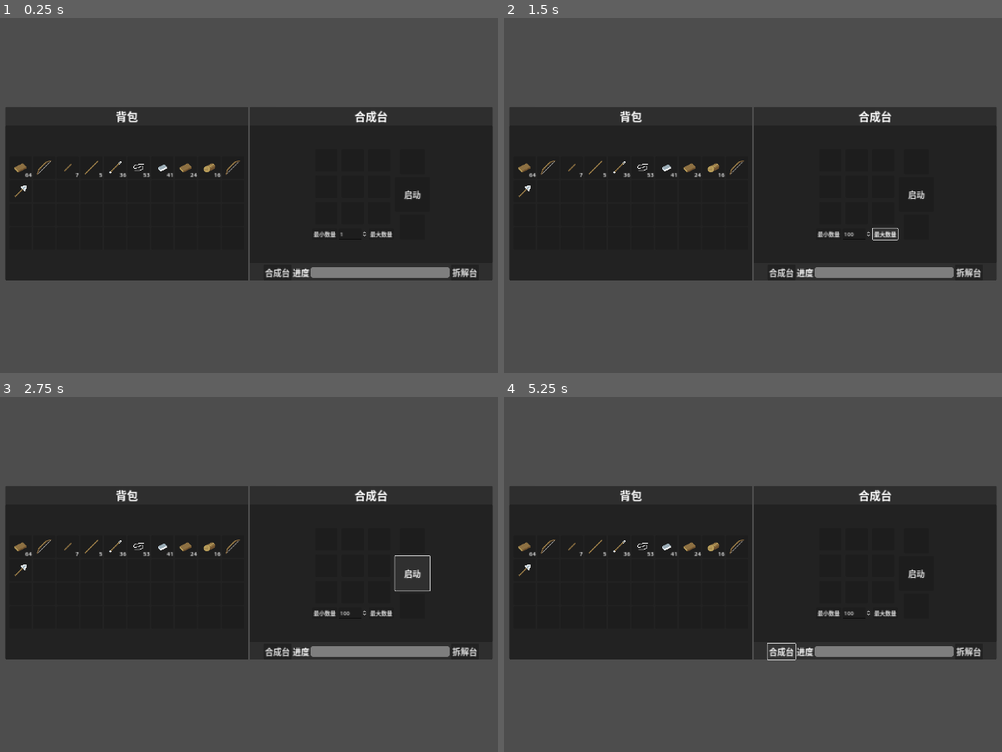
Above: before the commit, frames 1-4 (two rows, left to right).
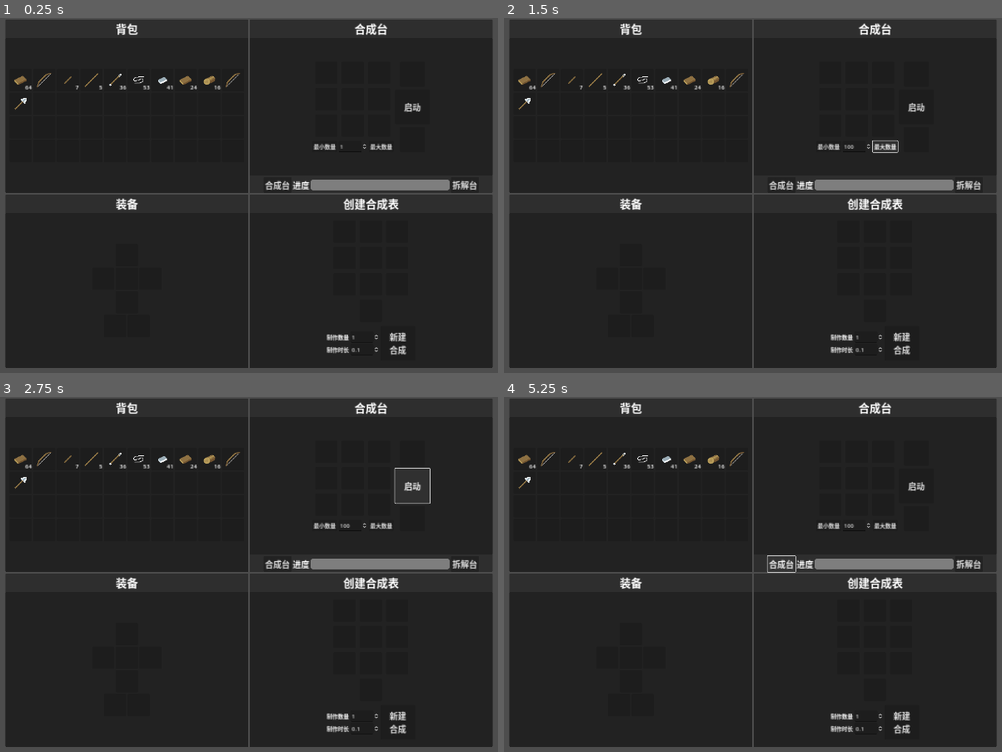
Above: after the commit, the same moments.

Repository: DeerLuuu/Backpack-and-synthesis-system
Game: Godot game, scene res://scene/world/world.tscn
Same seed, same stepped clock (60 frames per second), same inputs: the game is played once before the commit and once after it.
Inputs (mouse positions are in pixels of both pictures, inside the frame that each line leads up to):
- Up to frame 1 (0.25 s): no input
- Up to frame 2 (1.5 s): click "最小数量" at 0.5 s; click "最大数量" at 1.25 s
- Up to frame 3 (2.75 s): click "启动" at 2 s
- Up to frame 4 (5.25 s): click "合成台" at 2.75 s; click "拆解台" at 3.5 s; click (902, 723) at 4.25 s, where only the run after the commit has a clickable "新建 合成"; click "合成台" at 5 s

The runs differ from the first frame. In frame 1, 52% of the frame differs, in the area x 1-99%, y 0-99%; in frame 2, 52%; in frame 3, 52%; in frame 4, 52%.
Error after the commit: Invalid access to property or key 'item_name' on a base object of type 'Nil'. (res://scene/ui/create_craft_interface.gd:94)

Commit message:
将原本的仓库界面修改为装备界面

Diff:
--- /dev/null
+++ b/scene/ui/equip_interface.gd
@@ -0,0 +1,65 @@
+#--------------------------------------
+# 这个类
+# 类中自定义了
+# 定义了
+#--------------------------------------
+class_name EquipInterface extends VBoxContainer
+
+# TODO 装备UI ===============>信 号<===============
+#region 信号
+
+#endregion
+
+# TODO 装备UI ===============>常 量<===============
+#region 常量
+
+#endregion
+
+# TODO 装备UI ===============>变 量<===============
+#region 变量
+@onready var head_slot_panel_container: SlotPanelContainer = %HeadSlotPanelContainer
+@onready var l_hand_slot_panel_container: SlotPanelContainer = %LHandSlotPanelContainer
+@onready var u_body_slot_panel_container: SlotPanelContainer = %UBodySlotPanelContainer
+@onready var r_hand_slot_panel_container: SlotPanelContainer = %RHandSlotPanelContainer
+@onready var d_body_slot_panel_container: SlotPanelContainer = %DBodySlotPanelContainer
+@onready var l_leg_slot_panel_container: SlotPanelContainer = %LLegSlotPanelContainer
+@onready var r_leg_slot_panel_container: SlotPanelContainer = %RLegSlotPanelContainer
+
+#endregion
+
+# TODO 装备UI ===============>虚方法<===============
+#region 常用的虚方法
+func _init() -> void:
+	pass
+
+func _ready() -> void:
+	head_slot_panel_container.slot_clicked.connect(Global._on_slot_clicked)
+	l_hand_slot_panel_container.slot_clicked.connect(Global._on_slot_clicked)
+	u_body_slot_panel_container.slot_clicked.connect(Global._on_slot_clicked)
+	r_hand_slot_panel_container.slot_clicked.connect(Global._on_slot_clicked)
+	d_body_slot_panel_container.slot_clicked.connect(Global._on_slot_clicked)
+	l_leg_slot_panel_container.slot_clicked.connect(Global._on_slot_clicked)
+	r_leg_slot_panel_container.slot_clicked.connect(Global._on_slot_clicked)
+
+func _process(_delta: float) -> void:
+	pass
+
+func _physics_process(_delta: float) -> void:
+	pass
+
+func _input(_event: InputEvent) -> void:
+	pass
+
+func _unhandled_input(_event: InputEvent) -> void:
+	pass
+#endregion
+
+# TODO 装备UI ===============>信号链接方法<===============
+#region 信号链接方法
+
+#endregion
+
+# TODO 装备UI ===============>工具方法<===============
+#region 工具方法
+
+#endregion
--- a/scene/ui/ui_grid_container.tscn
+++ b/scene/ui/ui_grid_container.tscn
@@ -7,6 +7,7 @@
 [ext_resource type="Script" path="res://scene/ui/dismantle_interface.gd" id="5_8bkr7"]
 [ext_resource type="Script" path="res://scene/ui/create_craft_interface.gd" id="6_wjf5q"]
 [ext_resource type="Script" path="res://script/base_slot.gd" id="7_huljt"]
+[ext_resource type="Script" path="res://scene/ui/equip_interface.gd" id="7_ygn62"]
 
 [sub_resource type="LabelSettings" id="LabelSettings_kf1tx"]
 font_size = 32
@@ -300,7 +301,6 @@
 text = "拆解台"
 
 [node name="OtherBackpackPanel" type="PanelContainer" parent="."]
-visible = false
 custom_minimum_size = Vector2(700, 500)
 layout_mode = 2
 size_flags_horizontal = 6
@@ -315,7 +315,7 @@
 [node name="CreateCraftTitle" type="Label" parent="OtherBackpackPanel/MarginContainer/VBoxContainer"]
 layout_mode = 2
 size_flags_vertical = 0
-text = "仓库"
+text = "装备"
 label_settings = SubResource("LabelSettings_kf1tx")
 horizontal_alignment = 1
 vertical_alignment = 1
@@ -324,16 +324,61 @@
 layout_mode = 2
 size_flags_vertical = 3
 
-[node name="InventoryInterface" type="GridContainer" parent="OtherBackpackPanel/MarginContainer/VBoxContainer/InventoryBG"]
-layout_mode = 2
-size_flags_horizontal = 4
-size_flags_vertical = 4
-theme_override_constants/h_separation = 4
-theme_override_constants/v_separation = 4
-columns = 10
+[node name="EquipInterface" type="VBoxContainer" parent="OtherBackpackPanel/MarginContainer/VBoxContainer/InventoryBG"]
+layout_mode = 2
+size_flags_horizontal = 4
+size_flags_vertical = 4
+script = ExtResource("7_ygn62")
+
+[node name="HBoxContainer" type="HBoxContainer" parent="OtherBackpackPanel/MarginContainer/VBoxContainer/InventoryBG/EquipInterface"]
+layout_mode = 2
+size_flags_horizontal = 4
+size_flags_vertical = 4
+
+[node name="HeadSlotPanelContainer" parent="OtherBackpackPanel/MarginContainer/VBoxContainer/InventoryBG/EquipInterface/HBoxContainer" instance=ExtResource("4_rucro")]
+unique_name_in_owner = true
+layout_mode = 2
+
+[node name="HBoxContainer2" type="HBoxContainer" parent="OtherBackpackPanel/MarginContainer/VBoxContainer/InventoryBG/EquipInterface"]
+layout_mode = 2
+size_flags_horizontal = 4
+size_flags_vertical = 4
+
+[node name="LHandSlotPanelContainer" parent="OtherBackpackPanel/MarginContainer/VBoxContainer/InventoryBG/EquipInterface/HBoxContainer2" instance=ExtResource("4_rucro")]
+unique_name_in_owner = true
+layout_mode = 2
+
+[node name="UBodySlotPanelContainer" parent="OtherBackpackPanel/MarginContainer/VBoxContainer/InventoryBG/EquipInterface/HBoxContainer2" instance=ExtResource("4_rucro")]
+unique_name_in_owner = true
+layout_mode = 2
+
+[node name="RHandSlotPanelContainer" parent="OtherBackpackPanel/MarginContainer/VBoxContainer/InventoryBG/EquipInterface/HBoxContainer2" instance=ExtResource("4_rucro")]
+unique_name_in_owner = true
+layout_mode = 2
+
+[node name="HBoxContainer3" type="HBoxContainer" parent="OtherBackpackPanel/MarginContainer/VBoxContainer/InventoryBG/EquipInterface"]
+layout_mode = 2
+size_flags_horizontal = 4
+size_flags_vertical = 4
+
+[node name="DBodySlotPanelContainer" parent="OtherBackpackPanel/MarginContainer/VBoxContainer/InventoryBG/EquipInterface/HBoxContainer3" instance=ExtResource("4_rucro")]
+unique_name_in_owner = true
+layout_mode = 2
+
+[node name="HBoxContainer4" type="HBoxContainer" parent="OtherBackpackPanel/MarginContainer/VBoxContainer/InventoryBG/EquipInterface"]
+layout_mode = 2
+size_flags_horizontal = 4
+size_flags_vertical = 4
+
+[node name="LLegSlotPanelContainer" parent="OtherBackpackPanel/MarginContainer/VBoxContainer/InventoryBG/EquipInterface/HBoxContainer4" instance=ExtResource("4_rucro")]
+unique_name_in_owner = true
+layout_mode = 2
+
+[node name="RLegSlotPanelContainer" parent="OtherBackpackPanel/MarginContainer/VBoxContainer/InventoryBG/EquipInterface/HBoxContainer4" instance=ExtResource("4_rucro")]
+unique_name_in_owner = true
+layout_mode = 2
 
 [node name="CreateCraftPanel" type="PanelContainer" parent="."]
-visible = false
 custom_minimum_size = Vector2(700, 500)
 layout_mode = 2
 
Not shown: 1 places in scene/ui/ui_grid_container.tscn that only renumber resources
